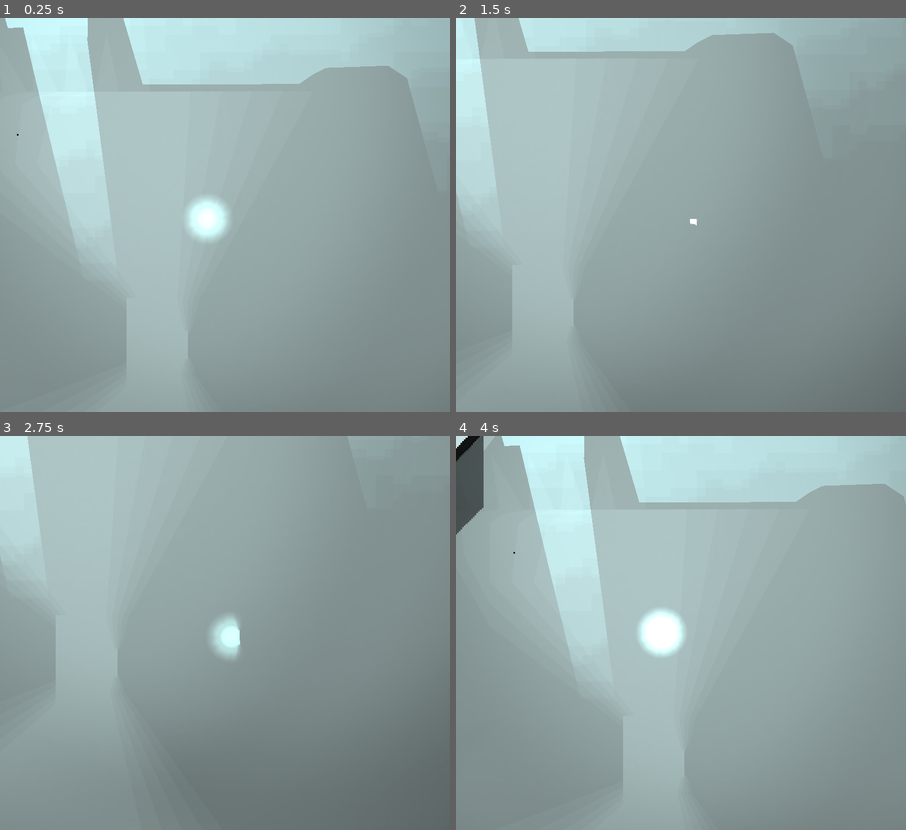
Above: before the commit, frames 1-4 (two rows, left to right).
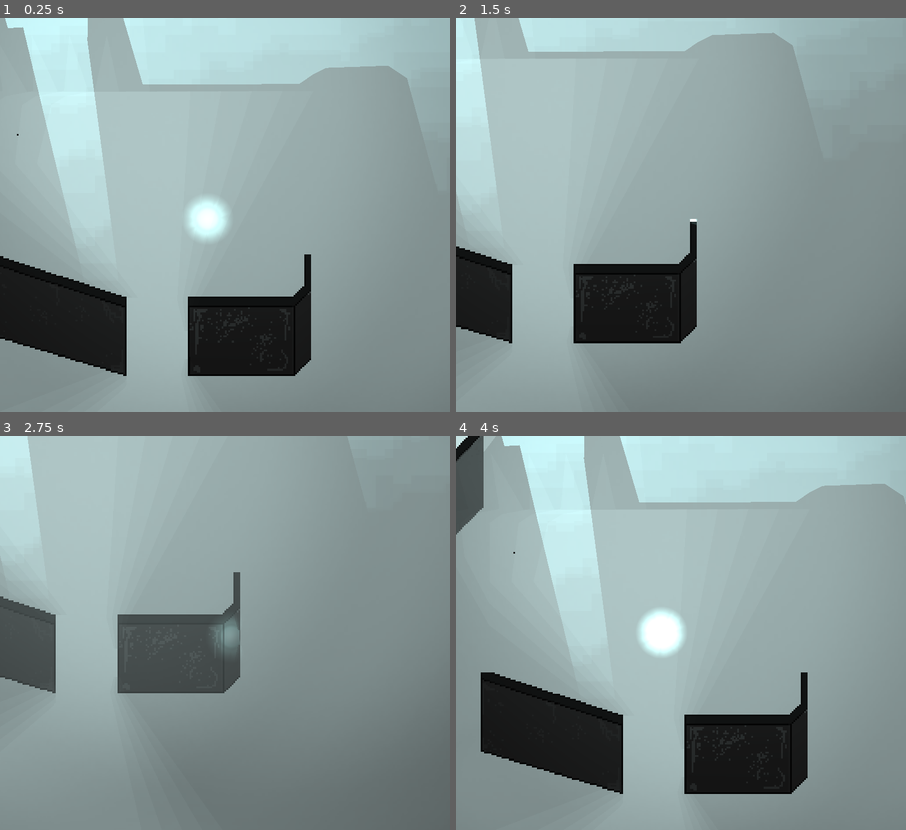
Above: after the commit, the same moments.

Repository: cube-drone/groovelet-3
Game: Godot game, scene res://main.tscn
The game is run twice, just before and just after one commit, with the same random seed, the same clock (stepped at 60 frames per second) and the same inputs. A sky picture missing from this copy of the repository is replaced by a grey-blue gradient.
Inputs:
- Up to frame 1 (0.25 s): no input
- Up to frame 2 (1.5 s): hold D (right) 0.53-1.28 s; hold Shift (run) 0.53-1.28 s; hold S (down) from 1.28 s (still down); tap Shift (run) at 1.35 s
- Up to frame 3 (2.75 s): release S (down) at 2.03 s; hold D (right) from 2.03 s (still down); hold Shift (run) from 2.03 s (still down)
- Up to frame 4 (4 s): release D (right) at 2.78 s; release Shift (run) at 2.78 s; hold W (up) 2.78-3.53 s; tap Shift (run) at 2.85 s; hold A (left) from 3.53 s (still down); hold Shift (run) from 3.53 s (still down)

The runs differ from the first frame. In frame 1, 11% of the frame differs, in the area x 0-70%, y 60-91%; in frame 2, 8.2%; in frame 3, 8.1%; in frame 4, 12%, in the area x 5-79%, y 60-91%.

Commit message:
small oth room updates

Diff:
--- a/game/sprites/oths_room/oths-room.tscn
+++ b/game/sprites/oths_room/oths-room.tscn
@@ -132,7 +132,7 @@
 [node name="Bedroom" type="Node2D" parent="OthLevelBase/Lighting"]
 
 [node name="Lamp2" type="PointLight2D" parent="OthLevelBase/Lighting/Bedroom"]
-position = Vector2(14, -244)
+position = Vector2(12, -246)
 color = Color(0.843137, 0.984314, 0.984314, 1)
 energy = 0.5
 shadow_enabled = true
@@ -166,15 +166,15 @@
 polygon = PackedVector2Array(-9, 62, -6, 80, 64, 80, 66, 53, 67, -14, 122, -14, 122, -59, 112, -58, 112, -22, 65, -22, 65, -37, 57, -37, 57, -1, 58, 15, 57, 52, 51, 62)
 
 [node name="hockeystick-wall" parent="." instance=ExtResource("4_2pv20")]
+z_index = 10
 position = Vector2(-38, 41)
 
 [node name="TransparentParentArea" parent="hockeystick-wall" instance=ExtResource("5_urkcm")]
 
 [node name="Area2D" type="Area2D" parent="hockeystick-wall/TransparentParentArea"]
-visible = false
 
 [node name="CollisionPolygon2D" type="CollisionPolygon2D" parent="hockeystick-wall/TransparentParentArea/Area2D"]
-polygon = PackedVector2Array(-81, -42, -7, -18, 88, -18, 94, -24, 98, -25, 99, 13, 89, 23, 29, 23, -6, 23, -85, -2, -85, -38, -86, -41)
+polygon = PackedVector2Array(-85, -55, -6, -29, 87, -28, 98, -36, 98, -25, 99, 13, 89, 23, 29, 23, -6, 23, -85, -2, -85, -38, -86, -41)
 
 [node name="VisibleGroup" type="Node2D" parent="hockeystick-wall/TransparentParentArea"]
 
@@ -201,6 +201,7 @@
 position = Vector2(172, 106)
 
 [node name="Area2D" type="Area2D" parent="wall-smile/TransparentParentArea"]
+visible = false
 
 [node name="CollisionPolygon2D" type="CollisionPolygon2D" parent="wall-smile/TransparentParentArea/Area2D"]
 polygon = PackedVector2Array(-215, -139, -204, -127, -141, -126, -127, -140, -126, -95, -139, -81, -205, -80, -219, -97, -217, -142)
Binary file changed: game/sprites/oths_room/othroom.aseprite
